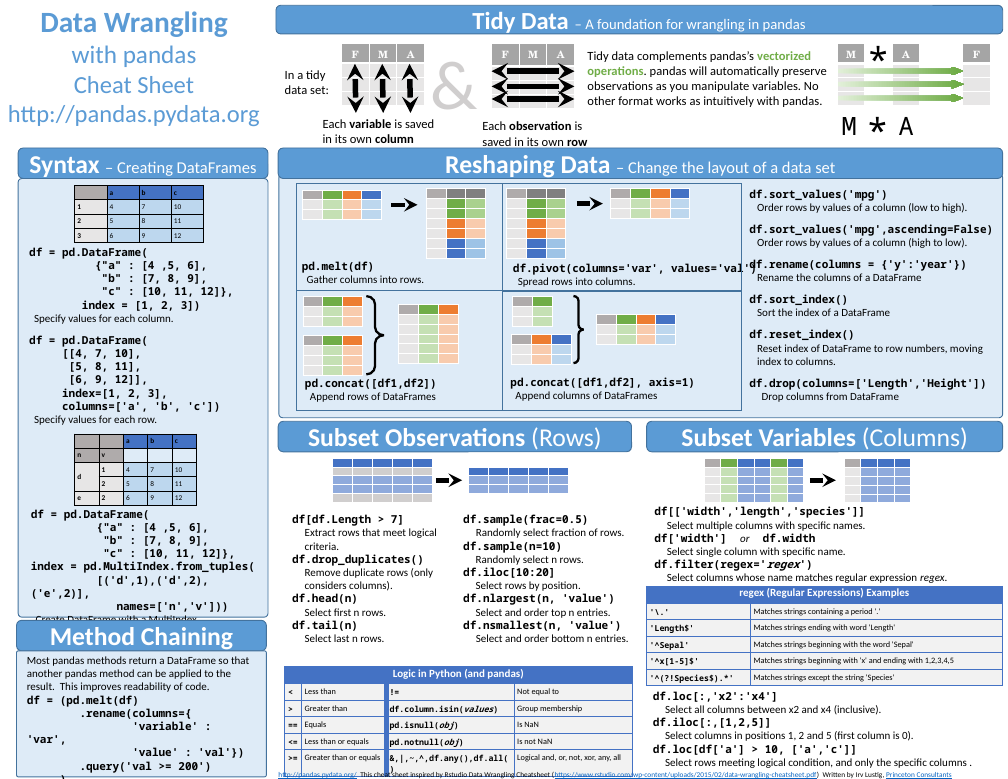
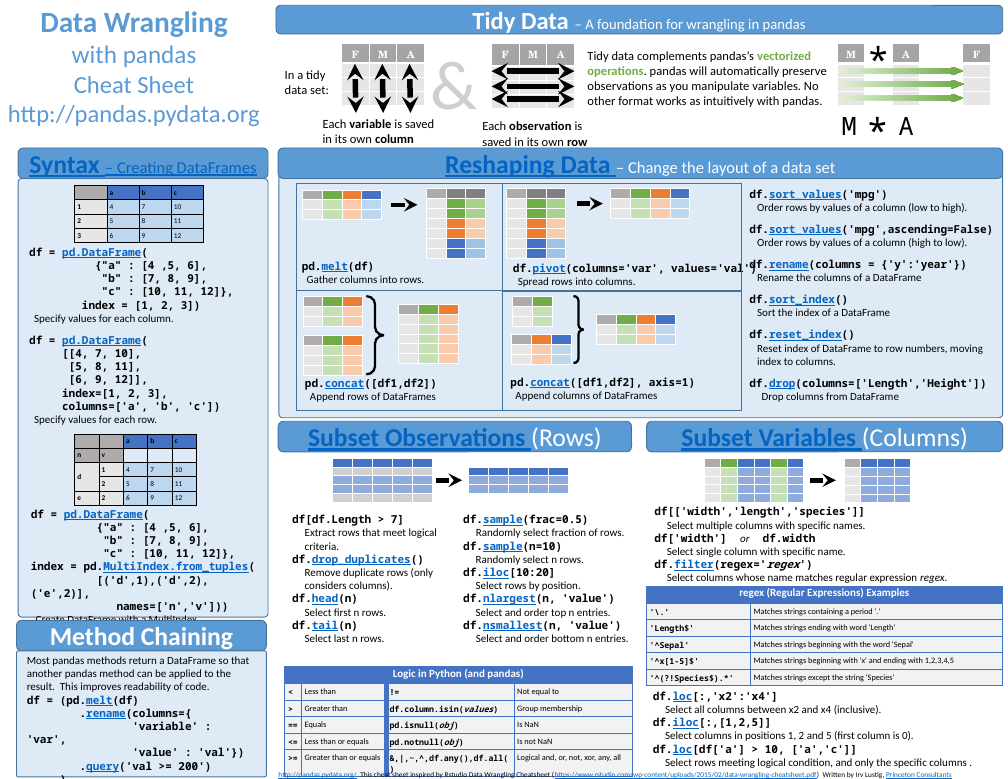
Before and after one commit to romnickmendozaramos-lab/transaction_data_processing, a slide deck: slide 1 of doc/cheatsheet/Pandas_Cheat_Sheet.pptx. Drawn at 1008x779 pixels with LibreOffice and Linux fonts; fonts in the diff are those of the drawing. Boxes give left, top, right and bottom in pixels: in the first picture for what was removed or moved away, otherwise in the second. Text is boxed around its words. In the diff, an @@ line names an element or a change of style, - is before the commit and + after.

```diff
--- a/doc/cheatsheet/Pandas_Cheat_Sheet.pptx
+++ b/doc/cheatsheet/Pandas_Cheat_Sheet.pptx
@@ rounded rectangle "Syntax – Creating DataFrames" at (18, 148, 268, 178): text colour #FFFFFF to #0563C1, underline on @@
@@ rounded rectangle "Reshaping Data – Change the ..." at (278, 148, 1003, 178): text colour #FFFFFF to #0563C1, underline on in "Reshaping Data" @@
@@ text at (749, 189, 993, 390): text colour #000000 to #0563C1, underline on in "df.sort_values('mpg')", "df.sort_values('mpg',ascending=False)", "df.rename(columns", "df.sort_index()" and 2 more places @@
@@ text at (302, 261, 375, 273): text colour #000000 to #0563C1, underline on in "pd.melt(df)" @@
@@ text at (513, 261, 757, 275): text colour #000000 to #0563C1, underline on in "df.pivot(columns='var'," @@
@@ text at (29, 335, 148, 347): text colour #000000 to #0563C1, underline on in "pd.DataFrame(", "pd.DataFrame(" @@
@@ text at (305, 378, 437, 390): text colour #000000 to #0563C1, underline on in "pd.concat([df1,df2])" @@
@@ text at (510, 377, 695, 389): text colour #000000 to #0563C1, underline on in "pd.concat([df1,df2]," @@
@@ rounded rectangle "Subset Observations (Rows)" at (278, 422, 632, 452): text colour #FFFFFF to #0563C1, underline on in "Subset Observations" @@
@@ rounded rectangle "Subset Variables (Columns)" at (646, 422, 1003, 452): text colour #FFFFFF to #0563C1, underline on in "Subset Variables" @@
@@ text at (31, 509, 256, 573): text colour #000000 to #0563C1, underline on in "pd.DataFrame(", "pd.MultiIndex.from_tuples(" @@
@@ text at (463, 514, 622, 631): text colour #000000 to #0563C1, underline on in "df.sample(frac=0.5)", "df.sample(n=10)", "df.iloc[10:20]", "df.nlargest(n," and 1 more places @@
@@ text at (292, 554, 424, 631): text colour #000000 to #0563C1, underline on in "df.drop_duplicates()", "df.head(n)", "df.tail(n)" @@
@@ text at (654, 559, 800, 571): text colour #000000 to #0563C1, underline on in "df.filter(regex='regex')" @@
@@ text at (27, 695, 211, 773): text colour #000000 to #0563C1, underline on in "(pd.melt(df)", ".rename(columns={", ".query('val" @@
@@ text at (653, 691, 857, 755): text colour #000000 to #0563C1, underline on in "df.loc[:,'x2':'x4']", "df.iloc[:,[1,2,5]]", "df.loc[df['a']" @@
```
Also in this commit, not shown: 1 other slide changed, 1 other file.
